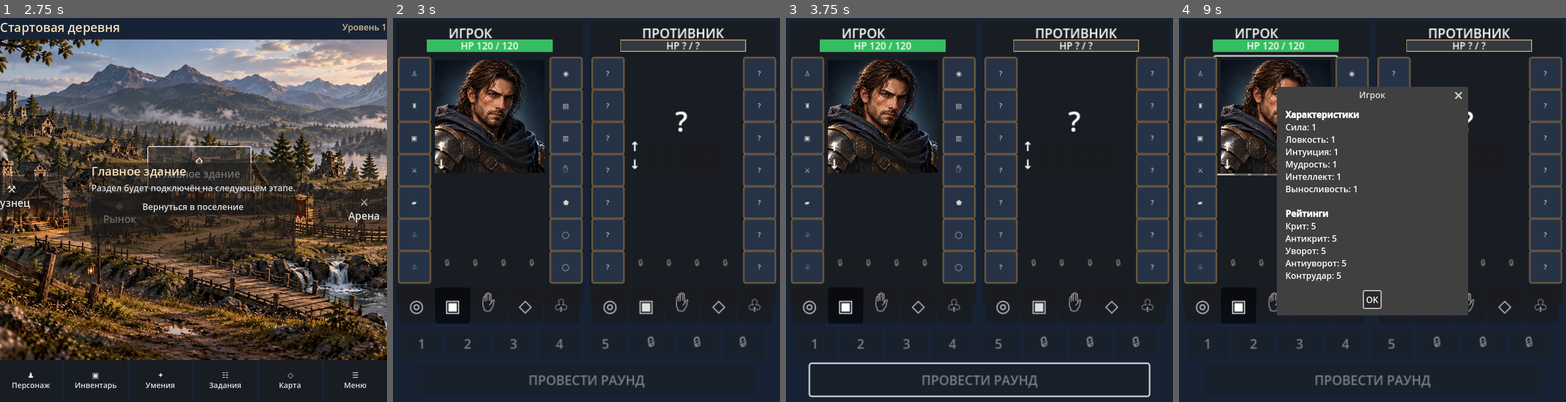
Above: before the commit, frames 1-4 (left to right).
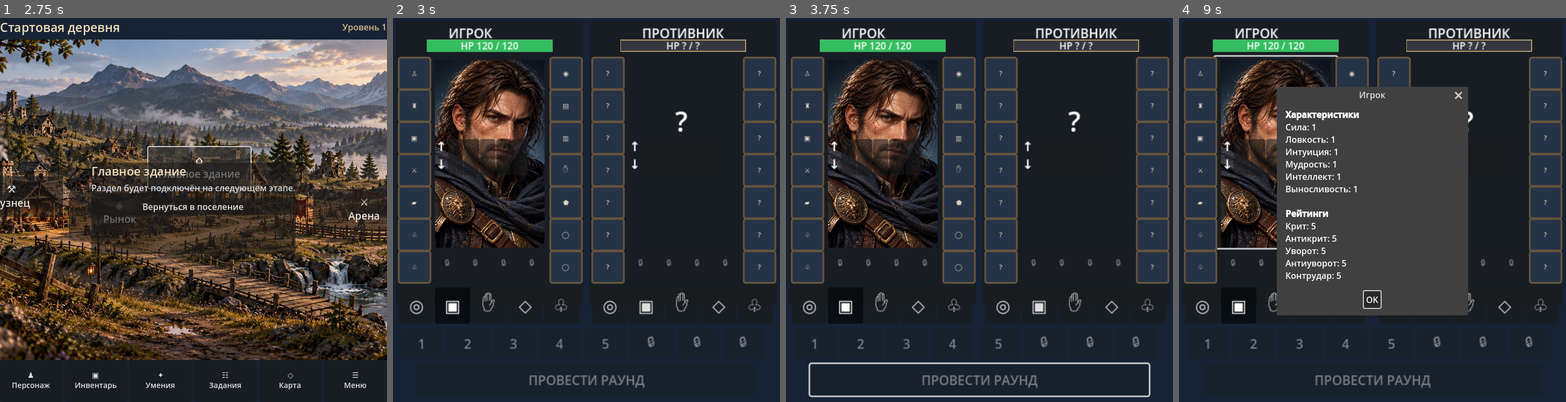
Above: after the commit, the same moments.

Repository: Archoniou1987/Battle-of-Artheon
Game: Godot game, scene res://scenes/main/main.tscn
Two runs of this game, one before a commit and one after it. Both use one fixed random seed, a clock stepped at 60 frames per second and the inputs below.
Inputs (mouse positions are in pixels of both pictures, inside the frame that each line leads up to):
- Up to frame 1 (2.75 s): click "⚒ Кузнец" at 0.5 s; click "◆ Рынок" at 1.25 s; click "⌂ Главное здание" at 2 s
- Up to frame 2 (3 s): click "⚔ Арена" at 2.75 s
- Up to frame 3 (3.75 s): click "♟ Персонаж" at 3.5 s
- Up to frame 4 (9 s): click "▣ Инвентарь" at 4.25 s; click "✦ Умения" at 5 s; click "☷ Задания" at 5.75 s; click "◇ Карта" at 6.5 s; click "☰ Меню" at 7.25 s; click "Вернуться в поселение" at 8 s; click (1275, 114) at 8.77 s

Frame 1 is identical in both runs. In frame 2, 8.4% of the frame differs, in the area x 10-40%, y 10-60%; in frame 3, 8.4%; in frame 4, 5.0%.

Commit message:
Extend arena portraits down to elixir row without changing 480px layout

Diff:
--- a/ui/arena/arena_screen.gd
+++ b/ui/arena/arena_screen.gd
@@ -172,7 +172,7 @@
 	inner.add_child(name_label)
 	var portrait := TextureRect.new()
 	portrait.position = Vector2(48, 48)
-	portrait.custom_minimum_size = Vector2(136, 140)
+	portrait.custom_minimum_size = Vector2(136, 233)
 	portrait.expand_mode = TextureRect.EXPAND_IGNORE_SIZE
 	portrait.stretch_mode = TextureRect.STRETCH_KEEP_ASPECT_COVERED
 	if is_player and ResourceLoader.exists(AVATAR_PATH):
@@ -181,7 +181,7 @@
 	var inspect := Button.new()
 	inspect.flat = true
 	inspect.position = Vector2(40, 44)
-	inspect.custom_minimum_size = Vector2(152, 145)
+	inspect.custom_minimum_size = Vector2(152, 237)
 	inspect.tooltip_text = "Посмотреть характеристики"
 	inspect.pressed.connect(_show_fighter_details.bind(is_player))
 	inner.add_child(inspect)
